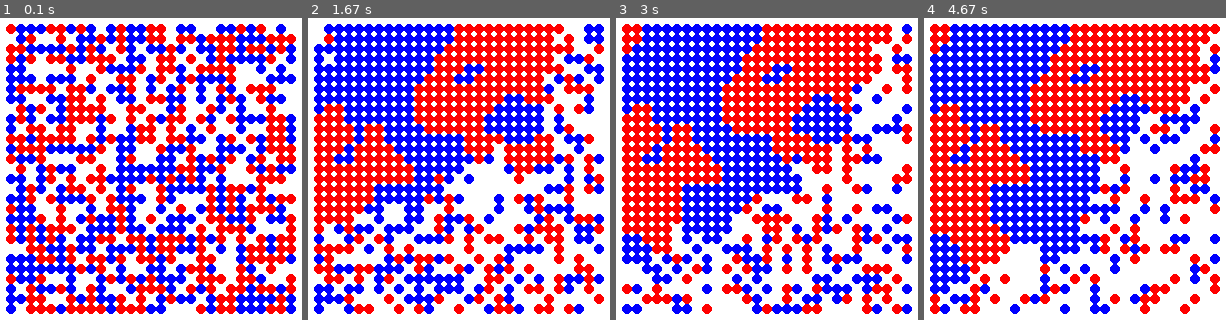
Above: before the commit, frames 1-4 (left to right).
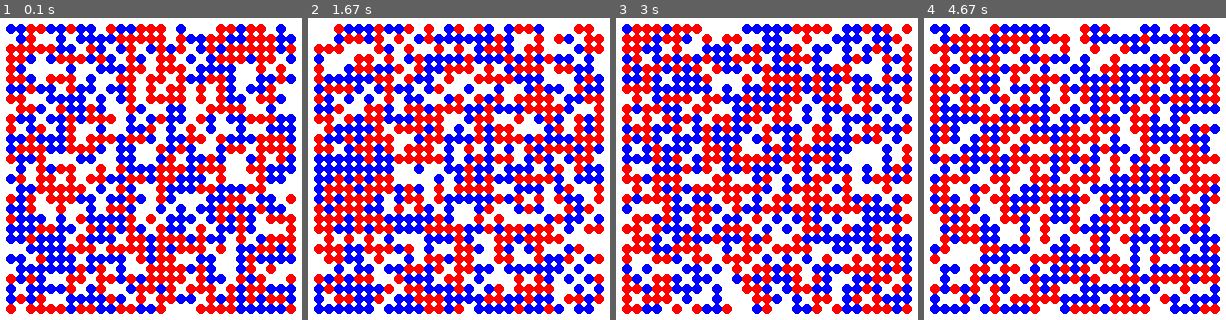
Above: after the commit, the same moments.

Repository: Dunkaburk/gruprog_1
Game: pygame game, started from grundlaggande_programvareutveckling/Neighbours/src/Neighbours.py
Two runs of this game, one before a commit and one after it. Both use one fixed random seed, a clock stepped at 60 frames per second and the inputs below.
Inputs:
- Up to frame 1 (0.1 s): no input
- Up to frame 2 (1.67 s): no input
- Up to frame 3 (3 s): no input
- Up to frame 4 (4.67 s): no input

The runs differ from the first frame. In frame 1, 27% of the frame differs, in the area x 1-99%, y 1-99%; in frame 2, 45%; in frame 3, 47%; in frame 4, 48%.

Commit message:
Updated check_satisfaction

Diff:
--- a/grundlaggande_programvareutveckling/Neighbours/src/Neighbours.py
+++ b/grundlaggande_programvareutveckling/Neighbours/src/Neighbours.py
@@ -39,7 +39,7 @@
     # Tune these numbers to test different distributions or update speeds
     FRAME_RATE = 20  # Increase number to speed simulation up
     DIST = [0.35, 0.35, 0.3]  # % of RED, BLUE, and NONE
-    THRESHOLD = 0.4  # % of surrounding neighbours that should be like me for satisfaction
+    THRESHOLD = 0.7  # % of surrounding neighbours that should be like me for satisfaction
 
     size = SIZE
 
@@ -122,26 +122,26 @@
 
     def check_satisfaction(self, world, minimum_similar):
         unsatisfied_list = []
-        for row in range(NeighborsModel.size):
-            for column in range(NeighborsModel.size):
+        for row in range(self.size):
+            for column in range(self.size):
                 current_actor = world[row][column]
                 if current_actor != Actor.NONE:
                     neighbours = get_neighbours(world, row, column)
-                    opposite_actor = get_opposite_actor(current_actor)
+                    # opposite_actor = get_opposite_actor(current_actor)
                     number_of_similar = count(neighbours, current_actor)
-                    number_of_none = count(neighbours, opposite_actor)
+                    number_of_none = count(neighbours, Actor.NONE)
                     if number_of_similar <= ceil(minimum_similar * (len(neighbours)-number_of_none)):
                         self.world[row][column] = Actor.NONE
                         unsatisfied_list.append(current_actor)
         return unsatisfied_list
 
-def get_opposite_actor(current_actor):
+""" def get_opposite_actor(current_actor):
     if current_actor == Actor.RED:
         opposite_actor = Actor.BLUE
     else:
         opposite_actor = Actor.RED
 
-    return opposite_actor
+    return opposite_actor """
 
 
 def create_dist_list():
